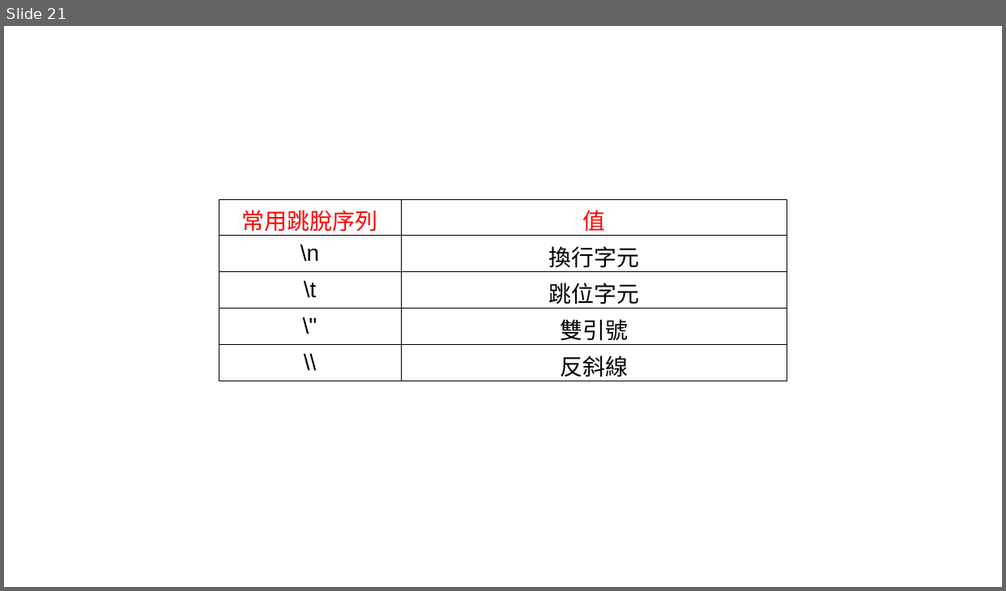
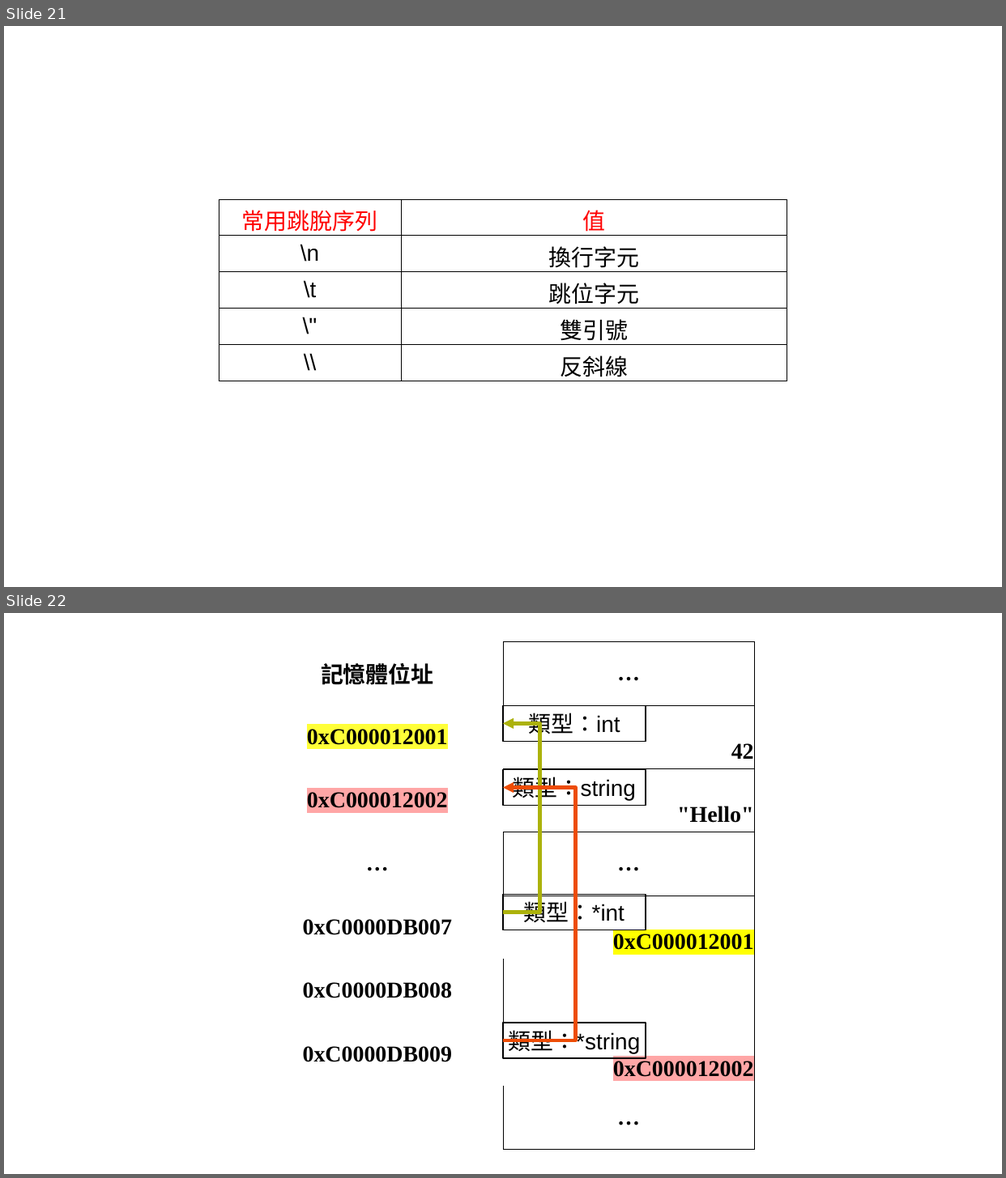
Before and after one commit to oneleo/golang-cht, a slide deck: images/images.odp. Shown one above the other, each under a label of ours: slide 21 before the commit, slides 21 and 22 after it. The pictures are 1006x591 and 1006x1178 pixels, drawn with LibreOffice and Linux fonts; fonts in the diff are those of the drawing. Boxes give left, top, right and bottom in pixels: in the first picture for what was removed or moved away, otherwise in the second. Text is boxed around its words. In the diff, an @@ line names an element or a change of style, - is before the commit and + after.

```diff
--- a/images/images.odp
+++ b/images/images.odp
@@ slide 22 added at [4, 613, 1002, 1174], background #FFFFFF @@
@@ rectangle added at [254, 613, 771, 1174], outline #FFFFFF 2.83 pt @@
@@ table added at [252, 642, 756, 1150], 8 rows, 2 columns @@
+記憶體位址 | …
+0xC000012001 | 42
+0xC000012002 | "Hello"
+… | …
+0xC0000DB007 | 0xC000012001
+0xC0000DB008 | 
+0xC0000DB009 | 0xC000012002
+ | …
@@ rectangle added at [503, 705, 646, 741], outline #000000 0.99 pt, 18 pt, text #000000 @@
+類型：int
@@ elbow arrow added from (503, 913) to (503, 723), #ACB20C 2.83 pt @@
@@ rectangle added at [503, 769, 646, 805], outline #000000 0.99 pt, 18 pt, text #000000 @@
+類型：string
@@ elbow arrow added from (503, 1041) to (503, 788), #ED4C05 2.83 pt @@
@@ rectangle added at [503, 895, 646, 930], outline #000000 0.99 pt, 18 pt, text #000000 @@
+類型：*int
@@ rectangle added at [503, 1023, 646, 1059], outline #000000 0.99 pt, 18 pt, text #000000 @@
+類型：*string
```
Also in this commit, not shown: 20 slides changed, 2 other slides added, 1 slide removed, 6 other files.
